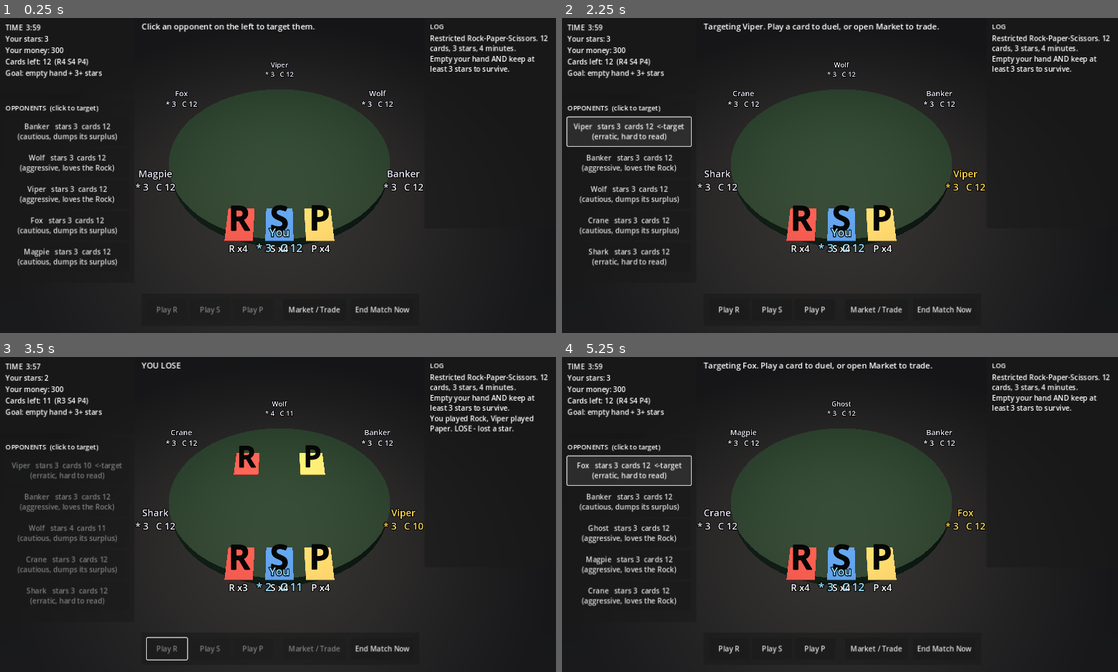
Above: before the commit, frames 1-4 (two rows, left to right).
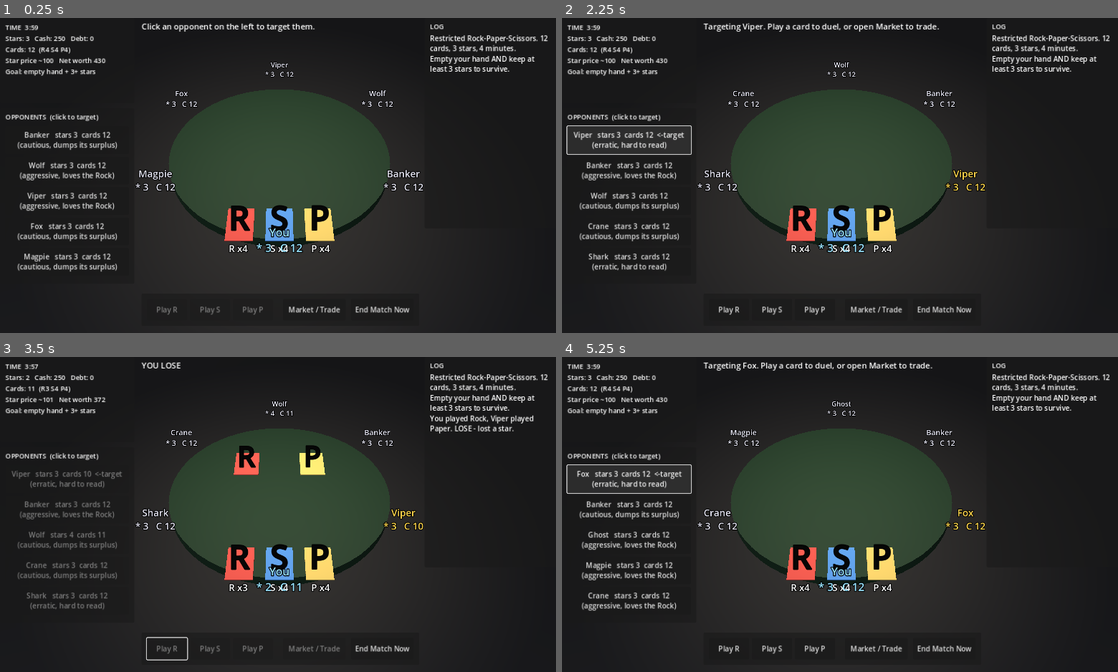
Above: after the commit, the same moments.

Repository: zhangsan680/test
Game: Godot game, scene res://scenes/main.tscn
The game is run twice, just before and just after one commit, with the same random seed, the same clock (stepped at 60 frames per second) and the same inputs.
Inputs:
- Up to frame 1 (0.25 s): no input
- Up to frame 2 (2.25 s): click "End Match Now" at 0.5 s; click "New Match" at 1.25 s; click "Viper stars 3 cards 12 (errat…" at 2 s
- Up to frame 3 (3.5 s): click "Play R" at 2.75 s
- Up to frame 4 (5.25 s): click "End Match Now" at 3.5 s; click "New Match" at 4.25 s; click "Fox stars 3 cards 12 (erratic…" at 5 s

The runs differ from the first frame. In frame 1, 4.7% of the frame differs, in the area x 0-22%, y 2-81%; in frame 2, 4.7%; in frame 3, 3.8%; in frame 4, 4.8%, in the area x 0-24%, y 2-81%.

Commit message:
Add full economy system: dynamic star pricing, loans, AI offers
Deepen the economy layer on top of the core duel game (single-player vs AI).

- Dynamic star price that rises with time pressure and star scarcity, with a
  house buy/sell spread (replaces the old fixed prices)
- Loans with a cap plus interest that compounds on a timer; borrow to buy
  stars, repay to stop the bleed; tracked as per-player debt
- AI deal offers: opponents periodically propose buying/selling a star to the
  human at off-market prices, resolved via an Accept/Decline popup
- End-game net-worth ranking (cash + star value - debt) alongside the
  survival verdict
- HUD: market panel gains borrow/repay and live pricing; status panel shows
  debt, current star price and net worth

Tests extended to 23 checks (pricing, loans, interest, net worth, offers).
Verified under Godot 4.3: rules test passes and a headless smoke pass drives
the live scene through every new path with no script errors.

Co-Authored-By: Claude Opus 4.8 <noreply@anthropic.com>
Claude-Session: https://claude.ai/code/session_01F4rttD8S2T7WTmmQR31no1

Diff:
--- a/kaiji_rps/game/player.gd
+++ b/kaiji_rps/game/player.gd
@@ -13,6 +13,7 @@
 var hand: Dictionary = {}
 var stars: int = 3
 var money: int = 0
+var debt: int = 0
 var alive: bool = true
 
 func _init(p_id: int = 0, p_name: String = "", human: bool = false) -> void:
--- a/kaiji_rps/game/rps_game.gd
+++ b/kaiji_rps/game/rps_game.gd
@@ -2,18 +2,22 @@
 extends RefCounted
 
 ## The rules engine and economy. Holds every player and resolves duels,
-## star transfers, the star market, card trades and the survival judgement.
-## Knows nothing about rendering — the scene drives it and listens to signals.
+## star transfers, the (dynamic) star market, loans with interest, card trades,
+## AI deal offers and the survival judgement. Knows nothing about rendering -
+## the scene drives it and listens to signals.
 
 signal logged(text: String)
 signal eliminated(p: Player)
 signal duel_done(a: Player, b: Player, card_a: int, card_b: int, result: int)
 
 const SURVIVE_STARS: int = 3
-const STAR_BUY_PRICE: int = 120
-const STAR_SELL_PRICE: int = 70
+const STAR_BASE_PRICE: int = 100
+const SELL_FACTOR: float = 0.6
+const LOAN_CHUNK: int = 100
+const LOAN_CAP: int = 600
+const INTEREST_RATE: float = 0.04
 const MATCH_SECONDS: float = 240.0  # 4 minutes, compressed from the manga's 4 hours
-const START_MONEY: int = 300
+const START_MONEY: int = 250
 
 const ALIASES: Array = ["Viper", "Banker", "Ghost", "Magpie", "Fox", "Crane", "Shark", "Wolf"]
 
@@ -21,11 +25,13 @@
 var human: Player = null
 var time_left: float = MATCH_SECONDS
 var finished: bool = false
+var offer: Dictionary = {}  # pending AI deal: {from: Player, kind: "buy"/"sell", price: int}
 
 func setup(num_ai: int) -> void:
 	players.clear()
 	time_left = MATCH_SECONDS
 	finished = false
+	offer = {}
 	human = Player.new(0, "You", true)
 	human.money = START_MONEY
 	players.append(human)
@@ -40,9 +46,10 @@
 func alive_players() -> Array:
 	return players.filter(func(p): return p.alive)
 
-## A player may duel while alive, holding at least one card and one star to risk.
 func can_duel(p: Player) -> bool:
 	return p.alive and p.cards_left() > 0 and p.stars > 0
+
+# --- Duels ---
 
 ## Resolve one match. Both cards are consumed regardless of outcome; a tie burns
 ## cards but moves no star. Returns the result from a's perspective (1/-1/0).
@@ -71,11 +78,34 @@
 		eliminated.emit(p)
 		logged.emit("%s lost their last star - bankrupt and out." % p.display_name)
 
+# --- Dynamic star pricing ---
+
+func total_stars() -> int:
+	var t: int = 0
+	for p in players:
+		if p.alive:
+			t += p.stars
+	return t
+
+## Stars get pricier as the clock runs down and as they grow scarce on the table.
+func star_price() -> int:
+	var time_factor: float = 1.0 + (1.0 - clampf(time_left / MATCH_SECONDS, 0.0, 1.0)) * 0.8
+	var start_total: int = max(players.size() * 3, 1)
+	var scarcity: float = 1.0 + clampf(float(start_total - total_stars()) / float(start_total), 0.0, 1.0) * 0.6
+	return int(round(STAR_BASE_PRICE * time_factor * scarcity))
+
+func star_buy_price() -> int:
+	return star_price()
+
+func star_sell_price() -> int:
+	return int(round(star_price() * SELL_FACTOR))
+
 # --- Star market (trading with the house at a spread) ---
 
 func buy_star(p: Player) -> bool:
-	if p.money >= STAR_BUY_PRICE:
-		p.money -= STAR_BUY_PRICE
+	var price: int = star_buy_price()
+	if p.money >= price:
+		p.money -= price
 		p.stars += 1
 		return true
 	return false
@@ -83,9 +113,34 @@
 func sell_star(p: Player) -> bool:
 	if p.stars > 1:  # never sell your last star - that would be suicide
 		p.stars -= 1
-		p.money += STAR_SELL_PRICE
-		return true
-	return false
+		p.money += star_sell_price()
+		return true
+	return false
+
+# --- Loans with compounding interest ---
+
+func borrow(p: Player) -> bool:
+	if p.debt + LOAN_CHUNK <= LOAN_CAP:
+		p.debt += LOAN_CHUNK
+		p.money += LOAN_CHUNK
+		return true
+	return false
+
+func repay(p: Player) -> bool:
+	var amount: int = min(LOAN_CHUNK, p.debt)
+	if amount > 0 and p.money >= amount:
+		p.money -= amount
+		p.debt -= amount
+		return true
+	return false
+
+func accrue_interest() -> void:
+	for p in players:
+		if p.alive and p.debt > 0:
+			p.debt = int(ceil(p.debt * (1.0 + INTEREST_RATE)))
+
+func net_worth(p: Player) -> int:
+	return p.money + p.stars * star_sell_price() - p.debt
 
 # --- Card trading (1-for-1 swap, conserves the closed card economy) ---
 
@@ -102,10 +157,60 @@
 func ai_should_accept_trade(ai: Player, ai_gives: int, ai_gets: int) -> bool:
 	if ai_gives == ai_gets or ai.count_of(ai_gives) <= 0:
 		return false
-	# Rational when shedding a surplus card for a scarcer one, with some noise.
 	if ai.count_of(ai_gives) > ai.count_of(ai_gets):
 		return randf() < 0.8
 	return randf() < 0.15
+
+# --- AI deal offers to the human (negotiation layer) ---
+
+## Maybe stage one pending offer from a live AI. "buy" = the AI buys a star from
+## you (you lose a star, gain cash); "sell" = the AI sells you a star.
+func generate_offer() -> void:
+	if not offer.is_empty():
+		return
+	var pool: Array = players.filter(func(p): return p.alive and not p.is_human)
+	if pool.is_empty():
+		return
+	var ai: Player = pool.pick_random()
+	if randf() < 0.5:
+		# AI wants to buy one of your stars, tempting you above the house sell price.
+		if human.stars <= 1 or ai.money < star_sell_price():
+			return
+		var price: int = int(star_sell_price() * randf_range(1.1, 1.5))
+		price = min(price, ai.money)
+		offer = {"from": ai, "kind": "buy", "price": price}
+	else:
+		# AI offers to sell you a star below the house buy price - a bargain, for cash.
+		if ai.stars <= 1:
+			return
+		var price: int = int(star_buy_price() * randf_range(0.7, 0.95))
+		offer = {"from": ai, "kind": "sell", "price": price}
+
+func accept_offer() -> bool:
+	if offer.is_empty():
+		return false
+	var ai: Player = offer["from"]
+	var price: int = offer["price"]
+	var ok: bool = false
+	if offer["kind"] == "buy":
+		if human.stars > 1 and ai.money >= price:
+			human.stars -= 1
+			ai.stars += 1
+			ai.money -= price
+			human.money += price
+			ok = true
+	else:
+		if ai.stars > 1 and human.money >= price:
+			ai.stars -= 1
+			human.stars += 1
+			human.money -= price
+			ai.money += price
+			ok = true
+	offer = {}
+	return ok
+
+func decline_offer() -> void:
+	offer = {}
 
 # --- Background economy: AI players act on their own each tick ---
 
@@ -120,14 +225,19 @@
 	play_duel(a, b, AIBrain.choose_card(a), AIBrain.choose_card(b))
 
 func ai_market_tick() -> void:
-	var late: bool = time_left < MATCH_SECONDS * 0.35
+	var late: bool = time_left < MATCH_SECONDS * 0.4
 	for p in players:
 		if p.is_human or not p.alive:
 			continue
-		if late and p.stars < SURVIVE_STARS and p.money >= STAR_BUY_PRICE and randf() < 0.3:
-			buy_star(p)
-		elif p.stars > SURVIVE_STARS + 1 and p.money < STAR_BUY_PRICE and randf() < 0.2:
+		if late and p.stars < SURVIVE_STARS:
+			if p.money < star_buy_price() and randf() < 0.25:
+				borrow(p)
+			elif p.money >= star_buy_price() and randf() < 0.3:
+				buy_star(p)
+		elif p.stars > SURVIVE_STARS + 1 and randf() < 0.2:
 			sell_star(p)
+		elif p.debt > 0 and p.money >= LOAN_CHUNK and randf() < 0.2:
+			repay(p)
 
 func finish() -> void:
 	finished = true
--- a/kaiji_rps/scenes/main.gd
+++ b/kaiji_rps/scenes/main.gd
@@ -1,37 +1,47 @@
 extends Node3D
 ## Restricted Rock-Paper-Scissors - the whole presentation layer.
 ## The 3D table, the HUD and the duel flow are all built in code so the
-## scene file can stay a one-line entry point. The rules live in RPSGame.
-
-enum State { IDLE, RESOLVING, MARKET, FINISHED }
+## scene file can stay a one-line entry point. The rules and economy live in
+## RPSGame; this node just drives it and renders the result.
+
+enum State { IDLE, RESOLVING, MARKET, OFFER, FINISHED }
 
 const NUM_AI: int = 5
 const TABLE_RADIUS: float = 3.2
 const SEAT_RADIUS: float = 3.6
-const AI_TICK: float = 1.3  # seconds between background AI duels
+const AI_TICK: float = 1.3       # seconds between background AI duels
+const INTEREST_TICK: float = 12.0  # seconds between debt interest charges
 
 var game: RPSGame
 var state: int = State.IDLE
 var selected: Player = null
 var ai_accum: float = 0.0
+var interest_accum: float = 0.0
 
 # 3D refs
-var seat_labels: Dictionary = {}      # player id -> Label3D
-var pile_cards: Dictionary = {}       # CardType.Kind -> MeshInstance3D
-var pile_counts: Dictionary = {}      # CardType.Kind -> Label3D
+var seat_labels: Dictionary = {}   # player id -> Label3D
+var pile_cards: Dictionary = {}    # CardType.Kind -> MeshInstance3D
+var pile_counts: Dictionary = {}   # CardType.Kind -> Label3D
 var reveal_nodes: Array = []
 
 # HUD refs
 var status_label: Label
 var hint_label: Label
 var log_box: RichTextLabel
-var opp_buttons: Array = []           # one Button per AI, index aligned to players[1..]
-var rps_buttons: Dictionary = {}      # CardType.Kind -> Button
+var opp_buttons: Array = []        # one Button per AI, aligned to players[1..]
+var rps_buttons: Dictionary = {}   # CardType.Kind -> Button
 var market_btn: Button
 var market_panel: Panel
+var market_info: Label
 var market_msg: Label
+var buy_btn: Button
+var sell_btn: Button
+var borrow_btn: Button
+var repay_btn: Button
 var give_opt: OptionButton
 var get_opt: OptionButton
+var offer_panel: Panel
+var offer_label: Label
 var results_panel: Panel
 var results_label: Label
 
@@ -62,6 +72,12 @@
 		ai_accum = 0.0
 		game.random_ai_duel()
 		game.ai_market_tick()
+		_maybe_offer()
+		_refresh()
+	interest_accum += delta
+	if interest_accum >= INTEREST_TICK:
+		interest_accum = 0.0
+		game.accrue_interest()
 		_refresh()
 	_update_status()
 
@@ -191,22 +207,18 @@
 	root.mouse_filter = Control.MOUSE_FILTER_IGNORE
 	layer.add_child(root)
 
-	# Status (top-left)
-	var status := _panel(root, Vector2(16, 16), Vector2(300, 170))
-	status_label = _label(status, Vector2(12, 10), Vector2(276, 150), "", 16)
-
-	# Hint (top-center)
+	var status := _panel(root, Vector2(16, 16), Vector2(300, 190))
+	status_label = _label(status, Vector2(12, 10), Vector2(276, 170), "", 15)
+
 	hint_label = _label(root, Vector2(332, 22), Vector2(620, 30), "", 18)
 
-	# Opponents (left)
-	var opp := _panel(root, Vector2(16, 198), Vector2(300, 410))
+	var opp := _panel(root, Vector2(16, 218), Vector2(300, 392))
 	_label(opp, Vector2(12, 8), Vector2(276, 24), "OPPONENTS  (click to target)", 15)
 	for i in range(NUM_AI):
-		var b := _button(opp, Vector2(12, 40 + i * 70), Vector2(276, 64), "")
+		var b := _button(opp, Vector2(12, 40 + i * 68), Vector2(276, 62), "")
 		b.pressed.connect(_on_opponent.bind(i))
 		opp_buttons.append(b)
 
-	# Log (right)
 	var logp := _panel(root, Vector2(964, 16), Vector2(300, 470))
 	_label(logp, Vector2(12, 8), Vector2(276, 22), "LOG", 15)
 	log_box = RichTextLabel.new()
@@ -215,7 +227,6 @@
 	log_box.scroll_following = true
 	logp.add_child(log_box)
 
-	# Action bar (bottom)
 	var bar := _panel(root, Vector2(332, 632), Vector2(620, 72))
 	var kinds := CardType.all_kinds()
 	for j in range(kinds.size()):
@@ -229,6 +240,7 @@
 	endb.pressed.connect(_finish)
 
 	_build_market_panel(root)
+	_build_offer_panel(root)
 	_build_results_panel(root)
 
 
@@ -261,27 +273,32 @@
 
 
 func _build_market_panel(root: Control) -> void:
-	market_panel = _panel(root, Vector2(340, 168), Vector2(600, 384))
+	market_panel = _panel(root, Vector2(340, 150), Vector2(600, 432))
 	market_panel.visible = false
 	_label(market_panel, Vector2(16, 12), Vector2(560, 28), "MARKET", 20)
-	_label(market_panel, Vector2(16, 44), Vector2(560, 24),
-		"Stars: buy %d / sell +%d (house spread)." % [RPSGame.STAR_BUY_PRICE, RPSGame.STAR_SELL_PRICE], 14)
-	var buy := _button(market_panel, Vector2(16, 78), Vector2(270, 44), "Buy 1 star (-%d)" % RPSGame.STAR_BUY_PRICE)
-	buy.pressed.connect(_on_buy_star)
-	var sell := _button(market_panel, Vector2(300, 78), Vector2(270, 44), "Sell 1 star (+%d)" % RPSGame.STAR_SELL_PRICE)
-	sell.pressed.connect(_on_sell_star)
-
-	_label(market_panel, Vector2(16, 138), Vector2(560, 24), "Card swap with your selected opponent (1-for-1):", 14)
-	_label(market_panel, Vector2(16, 172), Vector2(120, 24), "You give:", 14)
-	give_opt = _card_option(market_panel, Vector2(140, 168))
-	_label(market_panel, Vector2(16, 210), Vector2(120, 24), "You get:", 14)
-	get_opt = _card_option(market_panel, Vector2(140, 206))
+	market_info = _label(market_panel, Vector2(16, 44), Vector2(568, 24), "", 14)
+
+	buy_btn = _button(market_panel, Vector2(16, 78), Vector2(270, 44), "Buy 1 star")
+	buy_btn.pressed.connect(_on_buy_star)
+	sell_btn = _button(market_panel, Vector2(300, 78), Vector2(270, 44), "Sell 1 star")
+	sell_btn.pressed.connect(_on_sell_star)
+
+	borrow_btn = _button(market_panel, Vector2(16, 128), Vector2(270, 44), "Borrow")
+	borrow_btn.pressed.connect(_on_borrow)
+	repay_btn = _button(market_panel, Vector2(300, 128), Vector2(270, 44), "Repay")
+	repay_btn.pressed.connect(_on_repay)
+
+	_label(market_panel, Vector2(16, 184), Vector2(560, 24), "Card swap with your selected opponent (1-for-1):", 14)
+	_label(market_panel, Vector2(16, 216), Vector2(120, 24), "You give:", 14)
+	give_opt = _card_option(market_panel, Vector2(140, 212))
+	_label(market_panel, Vector2(16, 252), Vector2(120, 24), "You get:", 14)
+	get_opt = _card_option(market_panel, Vector2(140, 248))
 	get_opt.select(1)  # default to a different kind than "give"
-	var propose := _button(market_panel, Vector2(320, 168), Vector2(250, 44), "Propose swap")
+	var propose := _button(market_panel, Vector2(320, 212), Vector2(250, 44), "Propose swap")
 	propose.pressed.connect(_on_propose_trade)
 
-	market_msg = _label(market_panel, Vector2(16, 252), Vector2(560, 60), "", 14)
-	var close := _button(market_panel, Vector2(16, 322), Vector2(560, 44), "Close")
+	market_msg = _label(market_panel, Vector2(16, 296), Vector2(560, 60), "", 14)
+	var close := _button(market_panel, Vector2(16, 372), Vector2(560, 44), "Close")
 	close.pressed.connect(_close_market)
 
 
@@ -295,14 +312,25 @@
 	return o
 
 
+func _build_offer_panel(root: Control) -> void:
+	offer_panel = _panel(root, Vector2(380, 240), Vector2(520, 210))
+	offer_panel.visible = false
+	_label(offer_panel, Vector2(20, 14), Vector2(480, 26), "A DEAL IS OFFERED", 18)
+	offer_label = _label(offer_panel, Vector2(20, 48), Vector2(480, 84), "", 15)
+	var accept := _button(offer_panel, Vector2(20, 144), Vector2(230, 48), "Accept")
+	accept.pressed.connect(_on_accept_offer)
+	var decline := _button(offer_panel, Vector2(270, 144), Vector2(230, 48), "Decline")
+	decline.pressed.connect(_on_decline_offer)
+
+
 func _build_results_panel(root: Control) -> void:
-	results_panel = _panel(root, Vector2(290, 108), Vector2(700, 504))
+	results_panel = _panel(root, Vector2(290, 96), Vector2(700, 528))
 	results_panel.visible = false
 	_label(results_panel, Vector2(20, 16), Vector2(660, 32), "TIME'S UP - FINAL STANDINGS", 22)
-	results_label = _label(results_panel, Vector2(20, 56), Vector2(660, 360), "", 16)
-	var again := _button(results_panel, Vector2(20, 440), Vector2(320, 48), "New Match")
+	results_label = _label(results_panel, Vector2(20, 56), Vector2(660, 384), "", 15)
+	var again := _button(results_panel, Vector2(20, 460), Vector2(320, 48), "New Match")
 	again.pressed.connect(func(): get_tree().reload_current_scene())
-	var quit := _button(results_panel, Vector2(360, 440), Vector2(320, 48), "Quit")
+	var quit := _button(results_panel, Vector2(360, 460), Vector2(320, 48), "Quit")
 	quit.pressed.connect(func(): get_tree().quit())
 
 
@@ -313,6 +341,7 @@
 	_update_opponents()
 	_update_seats()
 	_update_piles()
+	_update_market()
 	_update_actions()
 
 
@@ -322,9 +351,10 @@
 	var m: int = int(game.time_left) / 60
 	var s: int = int(game.time_left) % 60
 	var h: Player = game.human
-	status_label.text = "TIME  %d:%02d\nYour stars: %d\nYour money: %d\nCards left: %d  (R%d S%d P%d)\nGoal: empty hand + 3+ stars" % [
-		m, s, h.stars, h.money, h.cards_left(),
-		h.count_of(CardType.Kind.ROCK), h.count_of(CardType.Kind.SCISSORS), h.count_of(CardType.Kind.PAPER)]
+	status_label.text = "TIME  %d:%02d\nStars: %d   Cash: %d   Debt: %d\nCards: %d  (R%d S%d P%d)\nStar price ~%d   Net worth %d\nGoal: empty hand + 3+ stars" % [
+		m, s, h.stars, h.money, h.debt, h.cards_left(),
+		h.count_of(CardType.Kind.ROCK), h.count_of(CardType.Kind.SCISSORS), h.count_of(CardType.Kind.PAPER),
+		game.star_price(), game.net_worth(h)]
 
 
 func _update_opponents() -> void:
@@ -360,6 +390,21 @@
 		mi.material_override.albedo_color = base if n > 0 else base.darkened(0.6)
 
 
+func _update_market() -> void:
+	if buy_btn == null:
+		return
+	buy_btn.text = "Buy 1 star (-%d)" % game.star_buy_price()
+	sell_btn.text = "Sell 1 star (+%d)" % game.star_sell_price()
+	borrow_btn.text = "Borrow %d" % RPSGame.LOAN_CHUNK
+	repay_btn.text = "Repay %d" % RPSGame.LOAN_CHUNK
+	buy_btn.disabled = game.human.money < game.star_buy_price()
+	sell_btn.disabled = game.human.stars <= 1
+	borrow_btn.disabled = game.human.debt + RPSGame.LOAN_CHUNK > RPSGame.LOAN_CAP
+	repay_btn.disabled = game.human.debt <= 0 or game.human.money < min(RPSGame.LOAN_CHUNK, game.human.debt)
+	market_info.text = "Buy %d / Sell %d   |   Cash %d   Debt %d (interest every %ds)" % [
+		game.star_buy_price(), game.star_sell_price(), game.human.money, game.human.debt, int(INTEREST_TICK)]
+
+
 func _update_actions() -> void:
 	var can_play: bool = state == State.IDLE and selected != null \
 		and game.can_duel(game.human) and game.can_duel(selected)
@@ -385,6 +430,8 @@
 			hint_label.text = "..."
 		State.MARKET:
 			hint_label.text = "Market open."
+		State.OFFER:
+			hint_label.text = "A deal is on the table - accept or decline."
 		State.FINISHED:
 			hint_label.text = "Match over."
 
@@ -493,19 +540,37 @@
 
 func _on_buy_star() -> void:
 	if game.buy_star(game.human):
-		_log("Bought a star for %d." % RPSGame.STAR_BUY_PRICE)
+		_log("Bought a star.")
 		market_msg.text = "Bought a star."
 	else:
-		market_msg.text = "Not enough money."
+		market_msg.text = "Not enough money - try a loan."
 	_refresh()
 
 
 func _on_sell_star() -> void:
 	if game.sell_star(game.human):
-		_log("Sold a star for %d." % RPSGame.STAR_SELL_PRICE)
+		_log("Sold a star.")
 		market_msg.text = "Sold a star."
 	else:
 		market_msg.text = "Can't sell your last star."
+	_refresh()
+
+
+func _on_borrow() -> void:
+	if game.borrow(game.human):
+		_log("Borrowed %d. Debt now %d." % [RPSGame.LOAN_CHUNK, game.human.debt])
+		market_msg.text = "Borrowed %d. It accrues interest." % RPSGame.LOAN_CHUNK
+	else:
+		market_msg.text = "Loan cap reached (%d)." % RPSGame.LOAN_CAP
+	_refresh()
+
+
+func _on_repay() -> void:
+	if game.repay(game.human):
+		_log("Repaid %d. Debt now %d." % [RPSGame.LOAN_CHUNK, game.human.debt])
+		market_msg.text = "Repaid some debt."
+	else:
+		market_msg.text = "Nothing to repay, or not enough cash."
 	_refresh()
 
 
@@ -532,6 +597,51 @@
 	_refresh()
 
 
+# ------------------------------------------------------------------ AI offers
+
+func _maybe_offer() -> void:
+	if state != State.IDLE or not game.offer.is_empty():
+		return
+	if randf() < 0.35:
+		game.generate_offer()
+		if not game.offer.is_empty():
+			_show_offer()
+
+
+func _show_offer() -> void:
+	state = State.OFFER
+	var ai: Player = game.offer["from"]
+	var price: int = game.offer["price"]
+	if game.offer["kind"] == "buy":
+		offer_label.text = "%s wants to BUY one of your stars for %d.\nYou would drop to %d stars and gain %d cash." % [
+			ai.display_name, price, game.human.stars - 1, price]
+	else:
+		offer_label.text = "%s offers to SELL you a star for %d.\nYou would rise to %d stars and pay %d cash." % [
+			ai.display_name, price, game.human.stars + 1, price]
+	offer_panel.visible = true
+	_refresh()
+
+
+func _on_accept_offer() -> void:
+	if game.accept_offer():
+		_log("Deal accepted.")
+	else:
+		_log("The deal fell through.")
+	offer_panel.visible = false
+	if state == State.OFFER:
+		state = State.IDLE
+	_refresh()
+
+
+func _on_decline_offer() -> void:
+	game.decline_offer()
+	offer_panel.visible = false
+	if state == State.OFFER:
+		state = State.IDLE
+	_log("You declined the offer.")
+	_refresh()
+
+
 # ------------------------------------------------------------------ finish
 
 func _finish() -> void:
@@ -541,18 +651,25 @@
 	state = State.FINISHED
 	_clear_reveal()
 	market_panel.visible = false
+	offer_panel.visible = false
+	var g := game
+	var ranked: Array = game.players.duplicate()
+	ranked.sort_custom(func(x, y): return g.net_worth(x) > g.net_worth(y))
+	var you_ok: bool = game.human.survived()
 	var lines: Array = []
-	var you_ok: bool = game.human.survived()
-	lines.append("YOU: %s  (stars %d, cards %d)" % [
-		"SURVIVED" if you_ok else "FAILED", game.human.stars, game.human.cards_left()])
+	lines.append("YOU: %s   (stars %d, cards %d, cash %d, debt %d)" % [
+		"SURVIVED" if you_ok else "FAILED",
+		game.human.stars, game.human.cards_left(), game.human.money, game.human.debt])
+	lines.append("Survive = empty hand AND 3+ stars at the bell.")
 	lines.append("")
-	for p in game.players:
-		if p.is_human:
-			continue
+	lines.append("Net-worth ranking (cash + stars - debt):")
+	var rank: int = 1
+	for p in ranked:
 		var verdict: String = "survived" if p.survived() else ("OUT" if not p.alive else "failed")
-		lines.append("%s: %s  (stars %d, cards %d)" % [p.display_name, verdict, p.stars, p.cards_left()])
-	lines.append("")
-	lines.append("Survive = empty hand AND 3+ stars when the clock hits zero.")
+		lines.append("%d. %s%s - %s  (net %d, stars %d, cards %d)" % [
+			rank, p.display_name, "  <- you" if p.is_human else "", verdict,
+			game.net_worth(p), p.stars, p.cards_left()])
+		rank += 1
 	results_label.text = "\n".join(lines)
 	results_panel.visible = true
 	_log("Match over. You %s." % ("SURVIVED" if you_ok else "did not survive"))
--- a/kaiji_rps/tests/test_rules.gd
+++ b/kaiji_rps/tests/test_rules.gd
@@ -1,5 +1,5 @@
 extends SceneTree
-## Headless sanity check for the pure rules layer.
+## Headless sanity check for the pure rules + economy layer.
 ## Run from the project folder:
 ##   godot --headless --path . --script res://tests/test_rules.gd
 
@@ -36,12 +36,55 @@
 	s.hand[CardType.Kind.ROCK] = 1
 	failed += _check("fail with cards still in hand", not s.survived())
 
+	# --- Dynamic star pricing ---
+	g.time_left = RPSGame.MATCH_SECONDS
+	var price_full: int = g.star_price()
+	failed += _check("base price at full time", price_full == RPSGame.STAR_BASE_PRICE)
+	g.time_left = 0.0
+	var price_end: int = g.star_price()
+	failed += _check("price rises as time runs out", price_end > price_full)
+	g.time_left = RPSGame.MATCH_SECONDS
+
+	# --- Star market with dynamic price ---
 	var m := Player.new(8, "Money", false)
-	m.money = 200
+	m.money = 400
+	var buy_price: int = g.star_buy_price()
 	var bought: bool = g.buy_star(m)
-	failed += _check("buy star spends money and adds a star",
-		bought and m.stars == 4 and m.money == 200 - RPSGame.STAR_BUY_PRICE)
+	failed += _check("buy star spends dynamic price and adds a star",
+		bought and m.stars == 4 and m.money == 400 - buy_price)
 
+	# --- Loans + interest ---
+	var d := g.human
+	var cash0: int = d.money
+	g.borrow(d)
+	failed += _check("borrow adds debt and cash", d.debt == RPSGame.LOAN_CHUNK and d.money == cash0 + RPSGame.LOAN_CHUNK)
+	g.repay(d)
+	failed += _check("repay clears debt and cash", d.debt == 0 and d.money == cash0)
+	d.debt = 100
+	g.accrue_interest()
+	failed += _check("interest compounds the debt", d.debt == int(ceil(100 * (1.0 + RPSGame.INTEREST_RATE))))
+
+	# --- Net worth ---
+	var nw := Player.new(7, "NW", false)
+	nw.money = 50
+	nw.stars = 2
+	nw.debt = 30
+	failed += _check("net worth = cash + stars*sell - debt",
+		g.net_worth(nw) == 50 + 2 * g.star_sell_price() - 30)
+
+	# --- AI deal offer (sell a star to you) ---
+	var ai: Player = g.players[2]
+	ai.stars = 3
+	ai.money = 100
+	g.human.stars = 3
+	g.human.money = 200
+	g.offer = {"from": ai, "kind": "sell", "price": 80}
+	var accepted: bool = g.accept_offer()
+	failed += _check("accepting a sell offer moves a star and cash",
+		accepted and g.human.stars == 4 and g.human.money == 120 and ai.stars == 2 and ai.money == 180)
+	failed += _check("offer clears after resolving", g.offer.is_empty())
+
+	# --- Card trade conserves totals ---
 	var p1: Player = g.players[2]
 	var p2: Player = g.players[3]
 	var before: int = p1.cards_left() + p2.cards_left()
Not shown, changed: kaiji_rps/README.md
